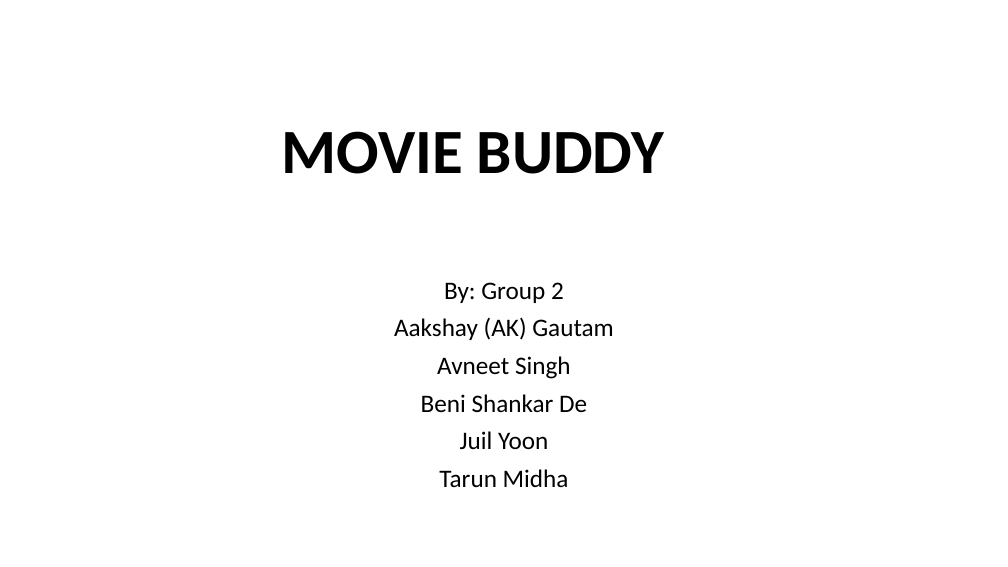
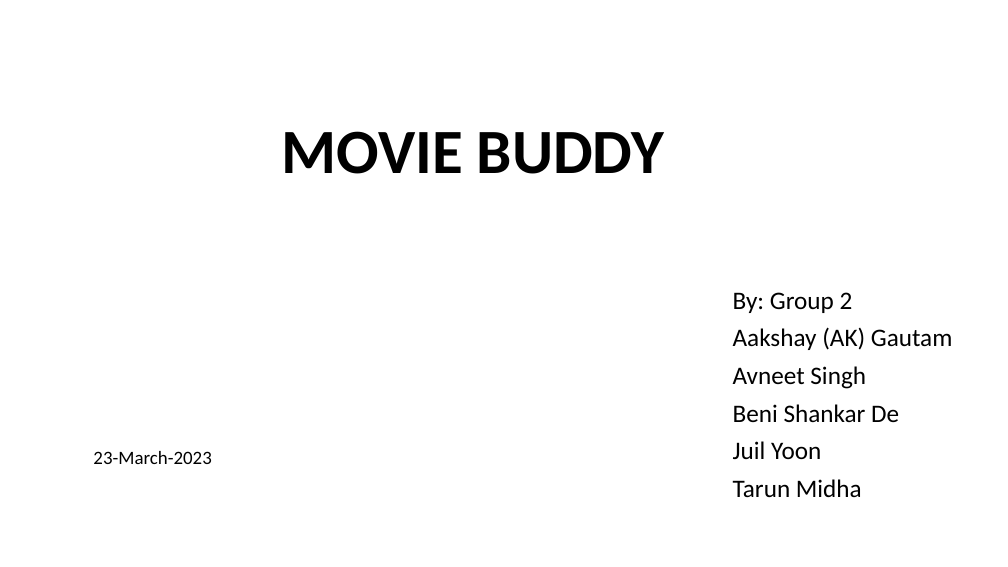
Before and after one commit to benisde/customer_shopping_habits, a slide deck: slide 1 of MOVIE_BUDDY_PRESY.pptx. Drawn at 1008x567 pixels with LibreOffice and Linux fonts; fonts in the diff are those of the drawing. Boxes give left, top, right and bottom in pixels: in the first picture for what was removed or moved away, otherwise in the second. Text is boxed around its words. In the diff, an @@ line names an element or a change of style, - is before the commit and + after.

Commit message:
updated the presentation

```diff
--- a/MOVIE_BUDDY_PRESY.pptx
+++ b/MOVIE_BUDDY_PRESY.pptx
@@ subtitle "By: Group 2": place and size @@
-subtitle "By: Group 2" at [394,282,613,487]
+subtitle "By: Group 2" at [733,292,952,497]
@@ subtitle "By: Group 2" at [733,292,952,497]: alignment centre to left @@
@@ text added at [93,451,211,464], 18 pt, text #000000 @@
+23-March-2023
```
Also in this commit, not shown: 6 other slides changed, 11 other files.
